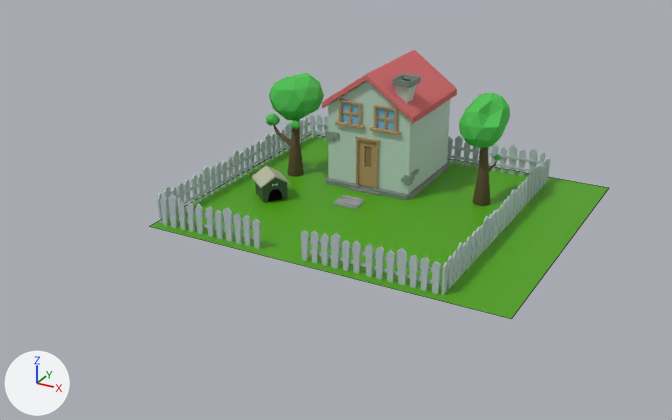
A saved change to the Blender file materials/scene.blend.
Both versions are drawn from a 50 mm lens placed at (15.2, -29.2, 14.4), pointed at (-0.3, -1.0, 0.3). The lights are fixed; the arrows at lower left show +X, +Y and +Z. Mesh edges are drawn as thin lines on the coarser meshes.

Objects in the first picture: 'Dog House', 'Fence', 'Grass Floor', 'House', 'SecondTree', 'Tree'.
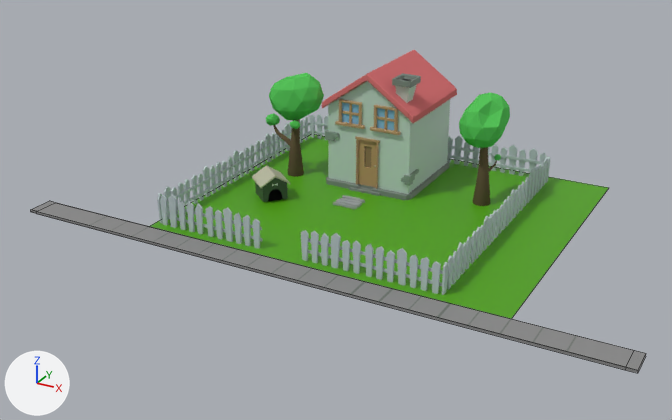
Boxes (x1, y1, x2, y2) around the edits, measured in the pictures (672 x 420 px):
'Street Pavement', added
    after: (31, 201, 646, 373)

What the commit changed:
Picture 'Material Base Color' (img_material_base_color) is new.
Material 'Material.001' (mat_material_001) is new.
Its texture is img_material_base_color.
Mesh me_cube_004 is new.
It has 20 vertices, 15 faces and spans x -1.0..1.0, y -1.0..1.0, z -1.0..1.0.
It uses material mat_material_001 (picture img_material_base_color).
Object 'Street Pavement' (ob_street_pavement) is new; it shows me_cube_004.
Its location is (0.5, -5.5, -0.05).
Its scale is (11.5, 0.5, 0.05).
